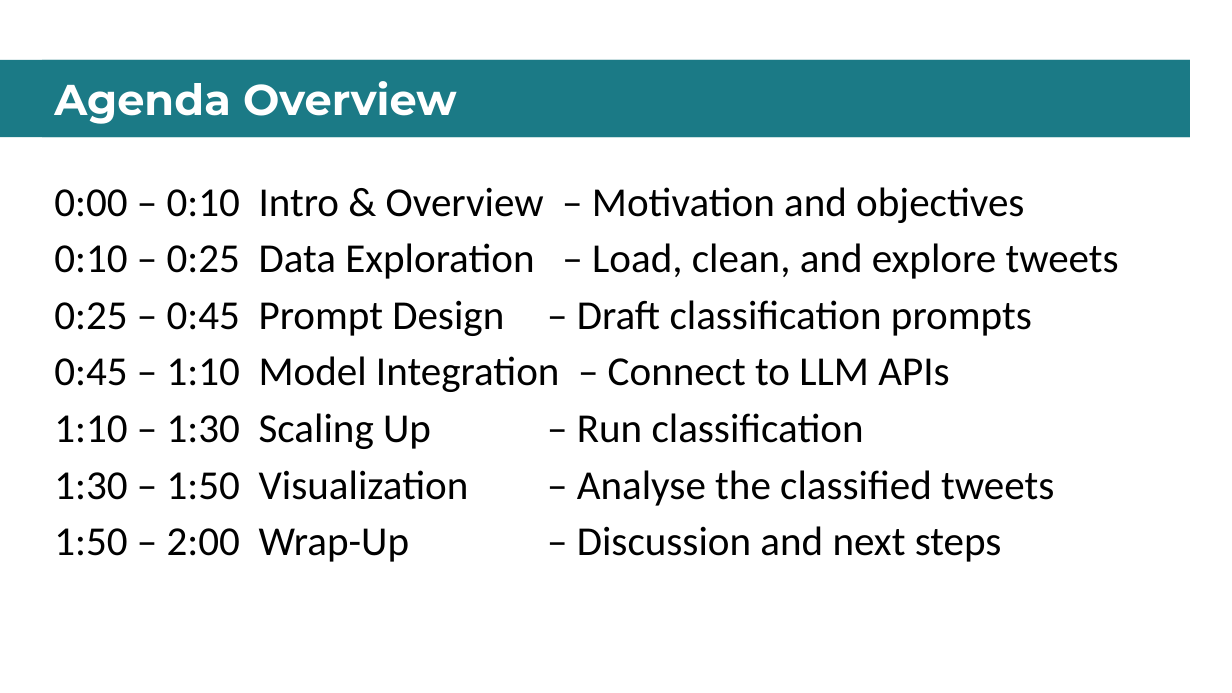
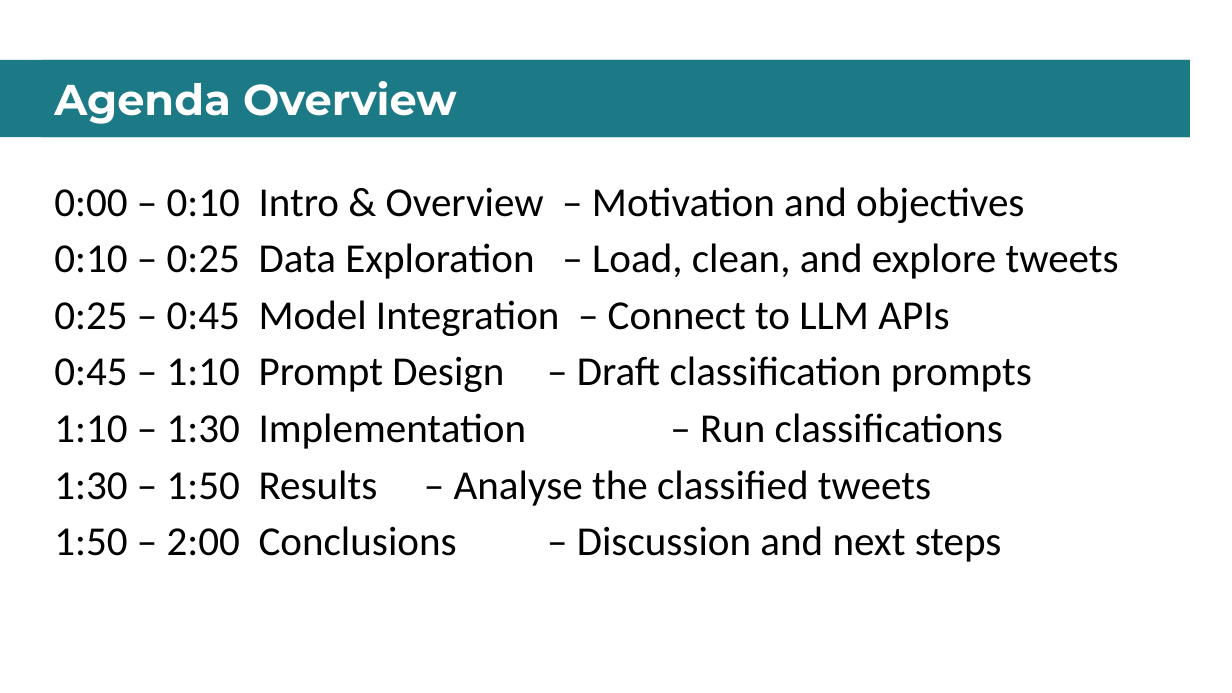
Before and after one commit to dkakkar/GenAI-for-Spatial-Workshop, a slide deck: slide 6 of GenAI_Workshop.pptx. Drawn at 1232x693 pixels with LibreOffice and Linux fonts; fonts in the diff are those of the drawing. Boxes give left, top, right and bottom in pixels: in the first picture for what was removed or moved away, otherwise in the second. Text is boxed around its words. In the diff, an @@ line names an element or a change of style, - is before the commit and + after.

```diff
--- a/GenAI_Workshop.pptx
+++ b/GenAI_Workshop.pptx
@@ text at (54, 187, 1119, 562): text changed @@
-0:00 – 0:10 Intro & Overview – Motivation and objectives
-0:10 – 0:25 Data Exploration – Load, clean, and explore tweets
-0:25 – 0:45 Prompt Design – Draft classification prompts
-0:45 – 1:10 Model Integration – Connect to LLM APIs
-1:10 – 1:30 Scaling Up – Run classification
-1:30 – 1:50 Visualization – Analyse the classified tweets
-1:50 – 2:00 Wrap-Up – Discussion and next steps
+0:00 – 0:10 Intro & Overview – Motivation and objectives
+0:10 – 0:25 Data Exploration – Load, clean, and explore tweets
+0:25 – 0:45 Model Integration – Connect to LLM APIs
+0:45 – 1:10 Prompt Design – Draft classification prompts
+1:10 – 1:30 Implementation – Run classifications
+1:30 – 1:50 Results – Analyse the classified tweets
+1:50 – 2:00 Conclusions – Discussion and next steps
```
